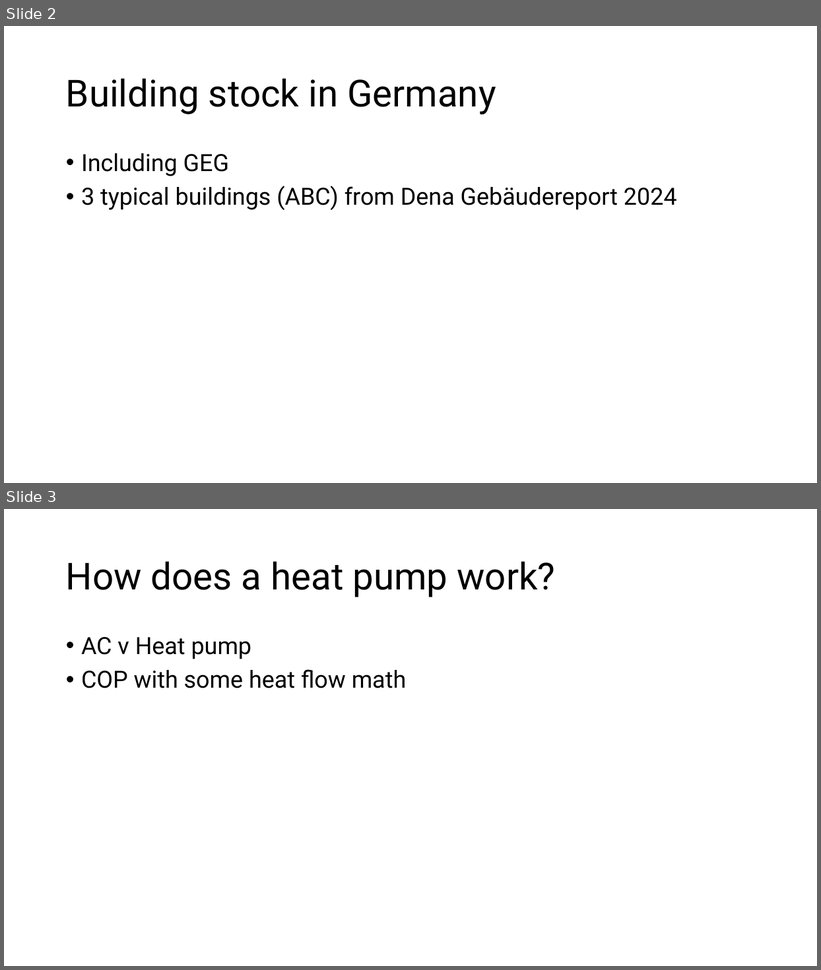
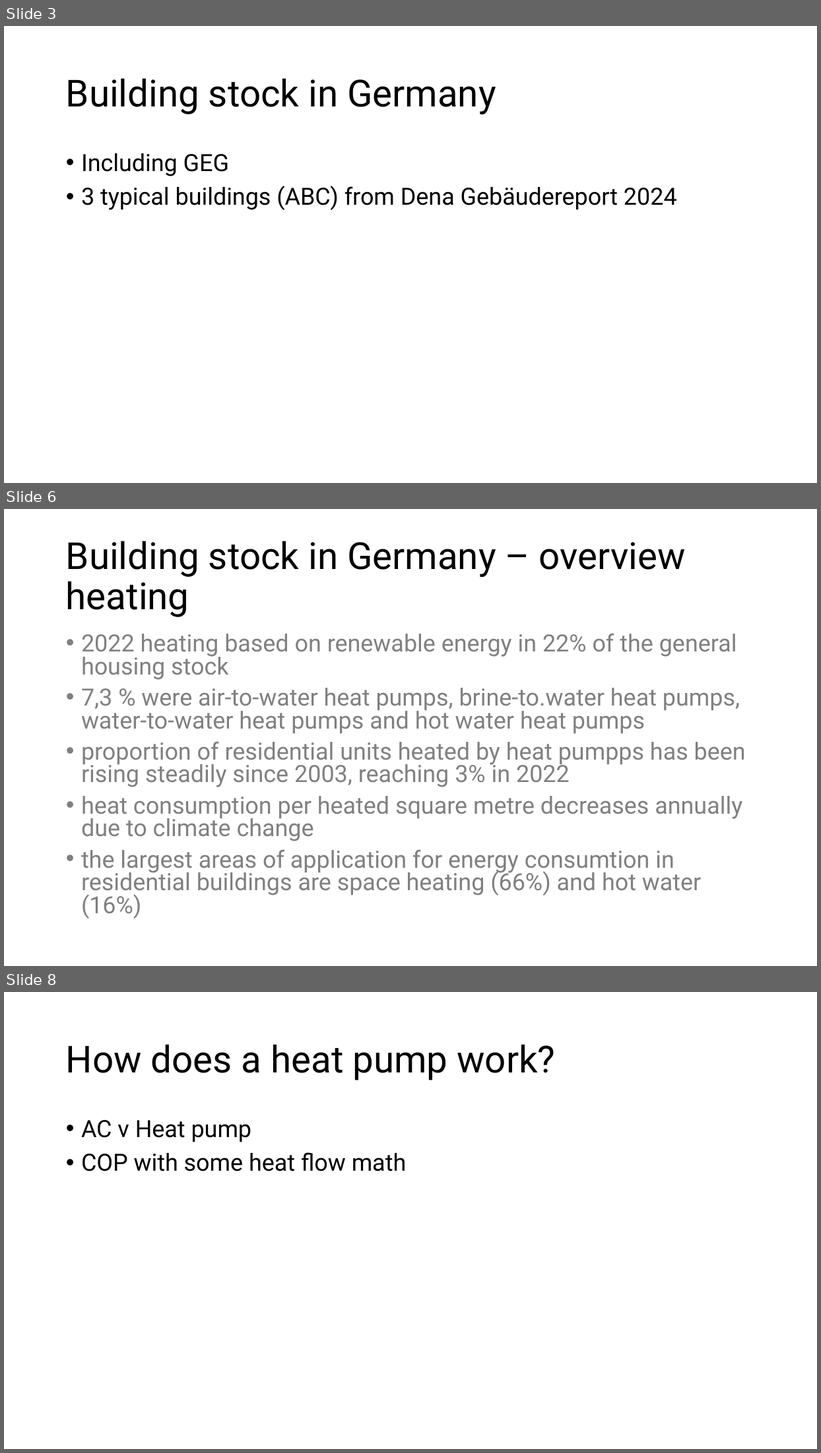
Before and after one commit to eyjomoin/Modeling-buildings-and-their-heating-systems, a slide deck: presentation/heat.pptx. Shown one above the other, each under a label of ours: slides 2 and 3 before the commit, slides 3, 6 and 8 after it; the slides between them are not shown. The pictures are 821x970 and 821x1453 pixels, drawn with LibreOffice and Linux fonts; fonts in the diff are those of the drawing. Boxes give left, top, right and bottom in pixels: in the first picture for what was removed or moved away, otherwise in the second. Text is boxed around its words. In the diff, an @@ line names an element or a change of style, - is before the commit and + after.

```diff
--- a/presentation/heat.pptx
+++ b/presentation/heat.pptx
@@ slide 6 added at [4,509,817,966], background #FFFFFF @@
@@ title added at [66,541,686,617], 44 pt, text #000000 @@
+Building stock in Germany – overview heating
@@ text added at [81,634,746,919], 28 pt, text #808080 @@
+• 2022 heating based on renewable energy in 22% of the general housing stock
+• 7,3 % were air-to-water heat pumps, brine-to.water heat pumps, water-to-water heat pumps and hot water heat pumps
+• proportion of residential units heated by heat pumpps has been rising steadily since 2003, reaching 3% in 2022
+• heat consumption per heated square metre decreases annually due to climate change
+• the largest areas of application for energy consumtion in residential buildings are space heating (66%) and hot water (16%)
@@ what was slide 2 is now slide 3 @@
@@ what was slide 3 is now slide 8 @@
```
Also in this commit, not shown: 11 other slides added, 1 slide removed, 1 other file.
